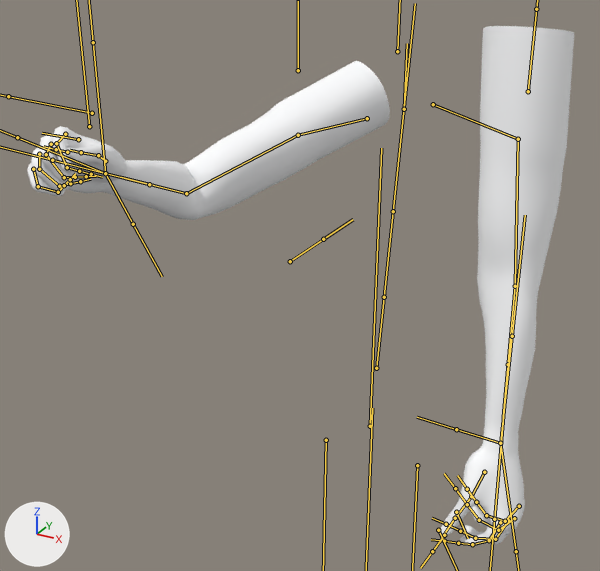
Two versions of the FBX model care-up/Assets/_PlayerAnimartion/Actions_InsulinInjection.fbx, one commit apart.
Before and after are seen from a 50 mm camera at (0.476, -1.121, 1.758) aimed at (-0.071, -0.126, 1.261). Arrows for +X, +Y and +Z are at lower left; the lights stay in place. Both versions are drawn at frame 1 of the action 'Armature|011_InsInj_idle_60frames_Right_L_Lib'; the numbers are the values there. The bones that bend it are drawn over the model as lines.

The first picture shows 'FPArms_Female'.
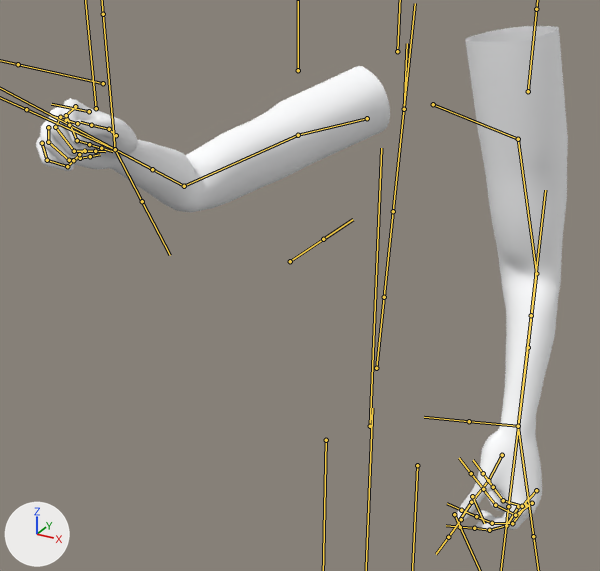
Boxes [x1, y1, x2, y2] around the edits, measured in the pictures (600 x 571 px):
'FPArms_Female', posed
    before: [27, 26, 574, 546]
    after: [36, 26, 568, 531]
bone 'LeftArm', root to tip
    before: (518, 139) to (515, 286)
    after: (518, 139) to (536, 273)
bone 'LeftForeArm', root to tip
    before: (515, 286) to (503, 417)
    after: (536, 273) to (521, 399)
bone 'LeftHand', root to tip
    before: (500, 443) to (509, 507)
    after: (518, 426) to (527, 491)
bone 'RightArm', root to tip
    before: (298, 135) to (186, 193)
    after: (298, 135) to (184, 186)

The edits, one by one:
Bone 'LeftArm' (bone_leftarm) turns from (78, -11, 25) to (81, 5, 16) degrees about its own x, y and z.
Bone 'LeftForeArm' (bone_leftforearm) turns from (-3, -11, 6) to (-11, -6, 41) degrees about its own x, y and z.
Bone 'LeftHand' (bone_lefthand) turns from (-13, -14, 5) to (-5, -9, -13) degrees about its own x, y and z.
Bone 'RightArm' (bone_rightarm) turns from (38, 37, -21) to (34, 41, -27) degrees about its own x, y and z.
Bone 'masterIK_hand' (bone_masterik_hand) moves from (-0.022, -0.037, -0.001) to (0.0, 0.0, 0.0).
